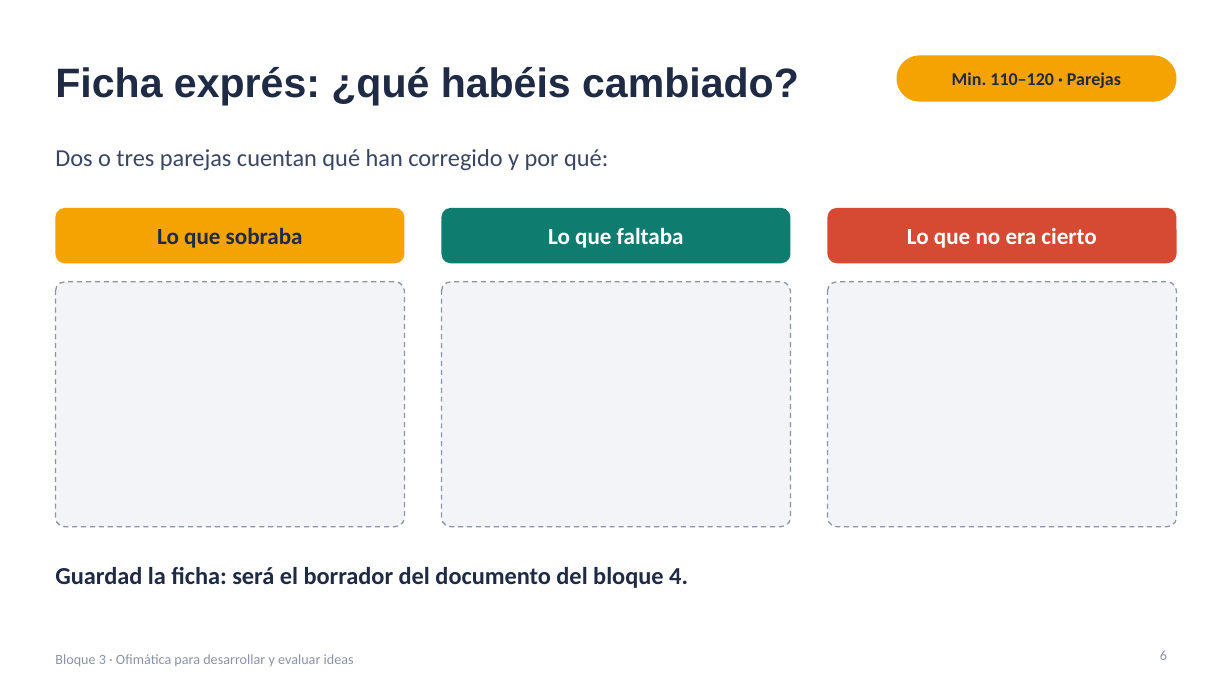
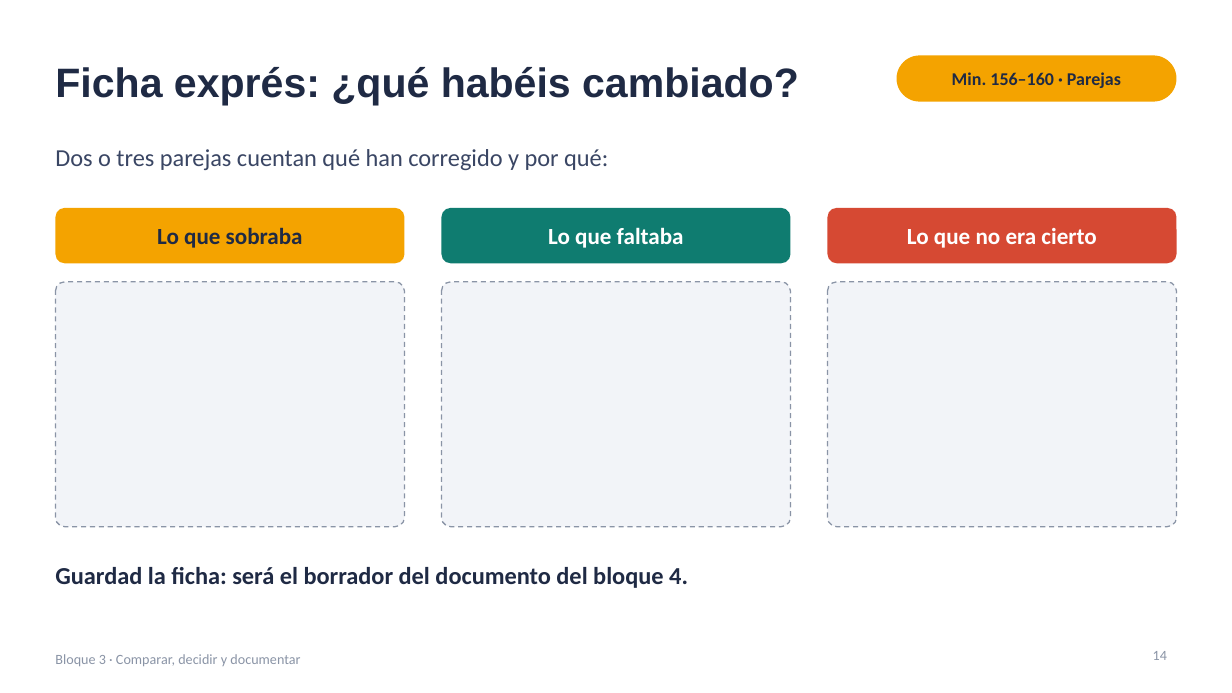
Before and after one commit to jjnieto/creatividad-ofimatica-ia, a slide deck: slide 14 of diapositivas/bloque3.pptx (slide 6 before the commit). Drawn at 1232x693 pixels with LibreOffice and Linux fonts; fonts in the diff are those of the drawing. Boxes give left, top, right and bottom in pixels: in the first picture for what was removed or moved away, otherwise in the second. Text is boxed around its words. In the diff, an @@ line names an element or a change of style, - is before the commit and + after.

```diff
--- a/diapositivas/bloque3.pptx
+++ b/diapositivas/bloque3.pptx
@@ text at bbox=[952, 72, 1121, 88]: text changed @@
-Min. 110–120 · Parejas
+Min. 156–160 · Parejas
@@ text at bbox=[55, 654, 300, 666]: text changed @@
-Bloque 3 · Ofimática para desarrollar y evaluar ideas
+Bloque 3 · Comparar, decidir y documentar
@@ page number at bbox=[1153, 651, 1167, 660]: text changed @@
-6
+14
```
Also in this commit, not shown: 14 other slides changed, 1 slide added, 1 other file.
